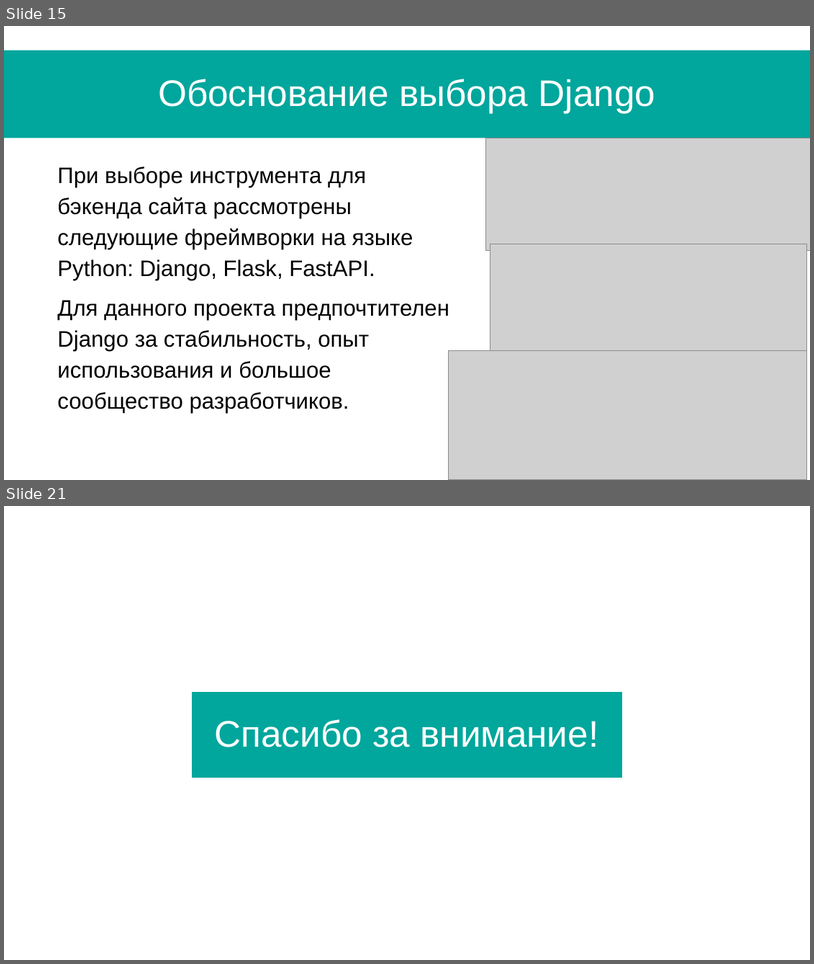
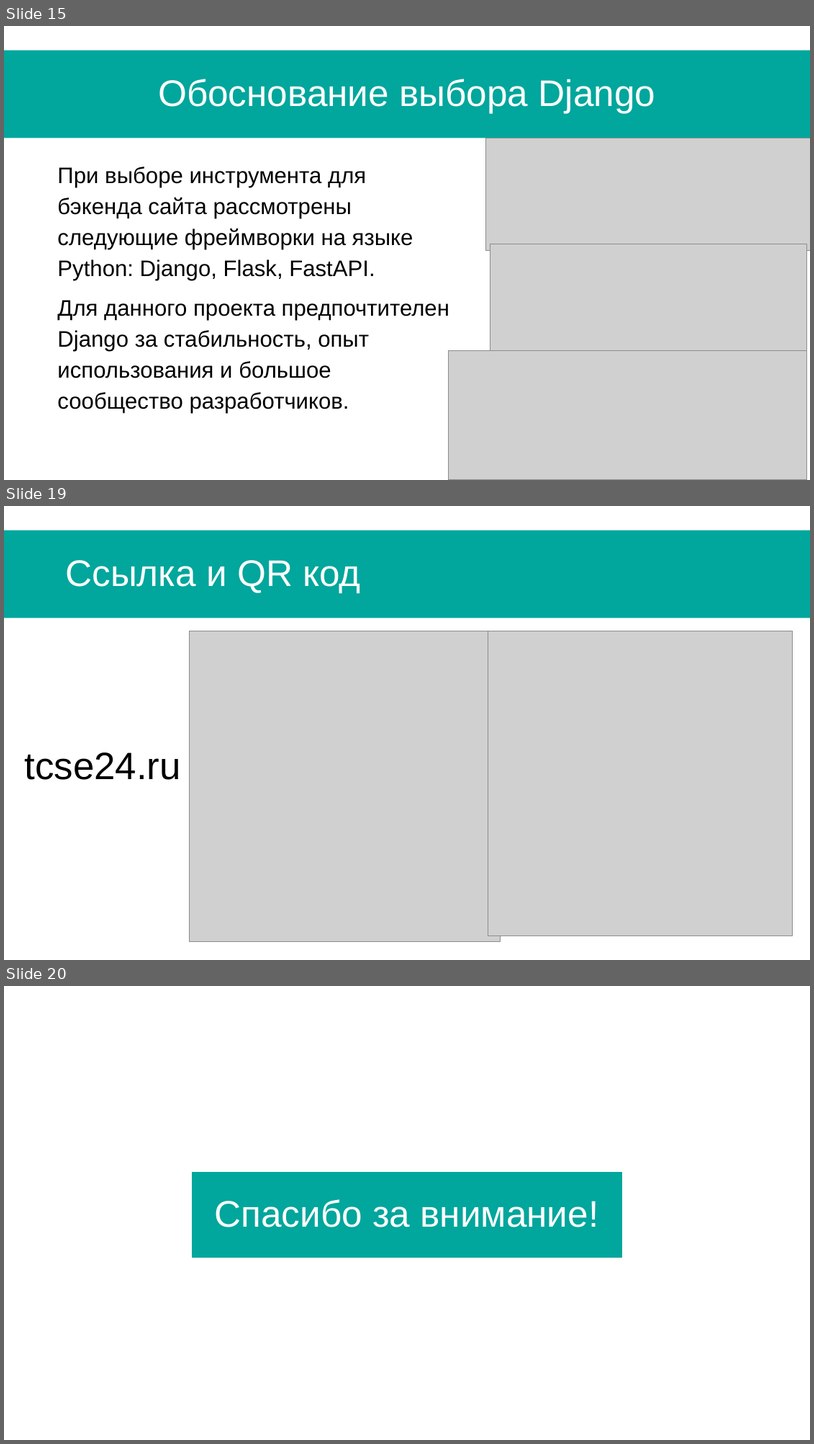
Before and after one commit to Le0ks/TCSE, a slide deck: Docs/СИСТЕМА ДЛЯ ПРОВЕДЕНИЯ УЧЕБНЫХ МЕРОПРИЯТИЙ И РАБОТ.pptx. Shown one above the other, each under a label of ours: slides 15 and 21 before the commit, slides 15, 19 and 20 after it; the slides between them are not shown. The pictures are 814x964 and 814x1444 pixels, drawn with LibreOffice and Linux fonts; fonts in the diff are those of the drawing; grey boxes stand for pictures. Boxes give left, top, right and bottom in pixels: in the first picture for what was removed or moved away, otherwise in the second. Text is boxed around its words. In the diff, an @@ line names an element or a change of style, - is before the commit and + after.

```diff
--- a/Docs/СИСТЕМА ДЛЯ ПРОВЕДЕНИЯ УЧЕБНЫХ МЕРОПРИЯТИЙ И РАБОТ.pptx
+++ b/Docs/СИСТЕМА ДЛЯ ПРОВЕДЕНИЯ УЧЕБНЫХ МЕРОПРИЯТИЙ И РАБОТ.pptx
@@ slide 19 added at (x1=4, y1=506, x2=810, y2=960), background #FFFFFF; not listed: 1 template element that a slide beside it also shows @@
@@ title added at (x1=65, y1=560, x2=361, y2=593), 33 pt, text #FFFFFF @@
+Ссылка и QR код
@@ picture added at (x1=190, y1=631, x2=500, y2=942) @@
@@ picture added at (x1=489, y1=631, x2=793, y2=936) @@
@@ text added at (x1=25, y1=752, x2=181, y2=780), 34 pt, text #000000 @@
+tcse24.ru
@@ what was slide 21 is now slide 20 @@
```
Also in this commit, not shown: 8 slides changed, 1 other slide added, 3 slides removed, 11 other files.
